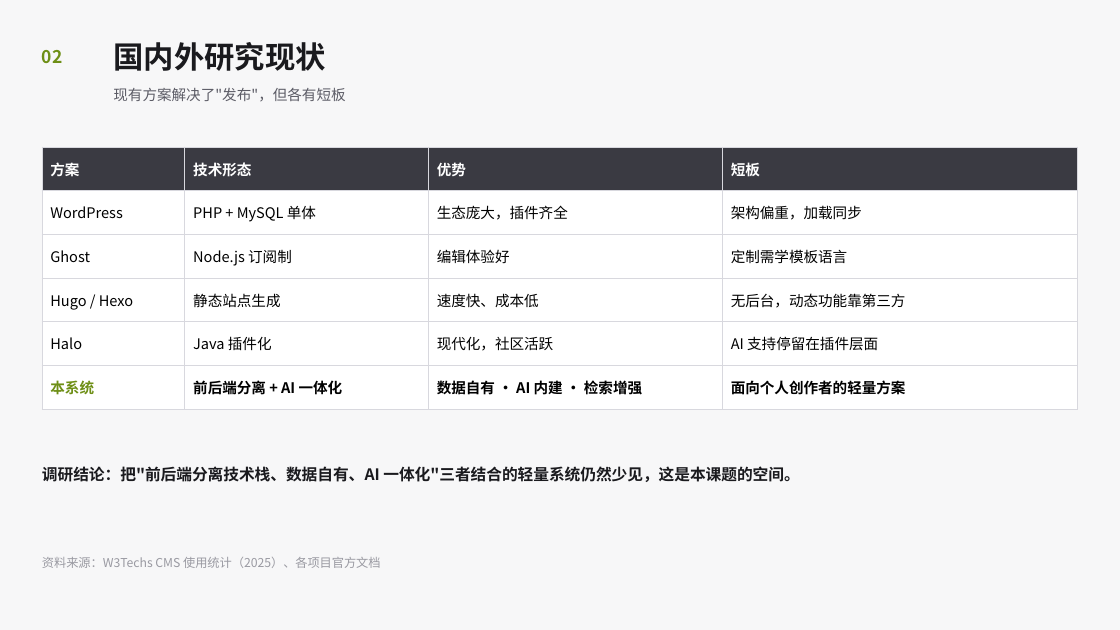
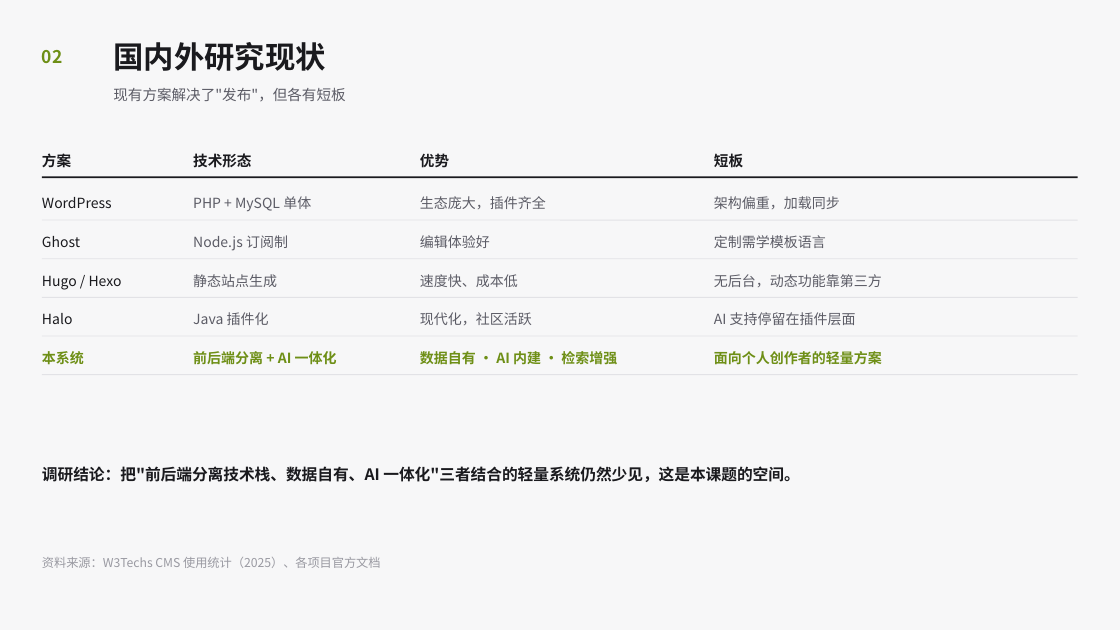
Before and after one commit to lggyx/inkpress2agent, a slide deck: slide 4 of docs/PPT/InkPress答辩PPT.pptx. Drawn at 1120x630 pixels with LibreOffice and Linux fonts; fonts in the diff are those of the drawing. Boxes give left, top, right and bottom in pixels: in the first picture for what was removed or moved away, otherwise in the second. Text is boxed around its words. In the diff, an @@ line names an element or a change of style, - is before the commit and + after.

```diff
--- a/docs/PPT/InkPress答辩PPT.pptx
+++ b/docs/PPT/InkPress答辩PPT.pptx
@@ table removed at (x1=42, y1=147, x2=1078, y2=402), 6 rows, 4 columns @@
-方案 | 技术形态 | 优势 | 短板
-WordPress | PHP + MySQL 单体 | 生态庞大，插件齐全 | 架构偏重，加载同步
-Ghost | Node.js 订阅制 | 编辑体验好 | 定制需学模板语言
-Hugo / Hexo | 静态站点生成 | 速度快、成本低 | 无后台，动态功能靠第三方
-Halo | Java 插件化 | 现代化，社区活跃 | AI 支持停留在插件层面
-本系统 | 前后端分离 + AI 一体化 | 数据自有 · AI 内建 · 检索增强 | 面向个人创作者的轻量方案
@@ text added at (x1=42, y1=153, x2=71, y2=168), 12.5 pt, text #1A1A1E, bold @@
+方案
@@ line added from (42, 177) to (1078, 177), #1A1A1E 1.5 pt @@
@@ text added at (x1=193, y1=153, x2=251, y2=168), 12.5 pt, text #1A1A1E, bold @@
+技术形态
@@ text added at (x1=420, y1=153, x2=449, y2=167), 12.5 pt, text #1A1A1E, bold @@
+优势
@@ text added at (x1=714, y1=151, x2=743, y2=170), 12.5 pt, text #1A1A1E, bold @@
+短板
@@ text added at (x1=42, y1=197, x2=112, y2=208), 12 pt, text #1A1A1E @@
+WordPress
@@ text added at (x1=193, y1=196, x2=311, y2=211), 12 pt, text #5C5C66 @@
+PHP + MySQL 单体
@@ text added at (x1=420, y1=196, x2=546, y2=209), 12 pt, text #5C5C66 @@
+生态庞大，插件齐全
@@ text added at (x1=714, y1=196, x2=840, y2=209), 12 pt, text #5C5C66 @@
+架构偏重，加载同步
@@ line added from (42, 220) to (1078, 220), #E2E2E6 0.75 pt @@
@@ text added at (x1=42, y1=236, x2=80, y2=247), 12 pt, text #1A1A1E @@
+Ghost
@@ text added at (x1=193, y1=235, x2=288, y2=251), 12 pt, text #5C5C66 @@
+Node.js 订阅制
@@ text added at (x1=420, y1=235, x2=490, y2=248), 12 pt, text #5C5C66 @@
+编辑体验好
@@ text added at (x1=714, y1=235, x2=826, y2=248), 12 pt, text #5C5C66 @@
+定制需学模板语言
@@ line added from (42, 259) to (1078, 259), #E2E2E6 0.75 pt @@
@@ text added at (x1=42, y1=275, x2=122, y2=290), 12 pt, text #1A1A1E @@
+Hugo / Hexo
@@ line added from (42, 297) to (1078, 297), #E2E2E6 0.75 pt @@
@@ text added at (x1=193, y1=274, x2=277, y2=287), 12 pt, text #5C5C66 @@
+静态站点生成
@@ text added at (x1=420, y1=274, x2=518, y2=287), 12 pt, text #5C5C66 @@
+速度快、成本低
@@ text added at (x1=714, y1=274, x2=882, y2=287), 12 pt, text #5C5C66 @@
+无后台，动态功能靠第三方
@@ text added at (x1=42, y1=313, x2=72, y2=324), 12 pt, text #1A1A1E @@
+Halo
@@ text added at (x1=193, y1=312, x2=269, y2=325), 12 pt, text #5C5C66 @@
+Java 插件化
@@ text added at (x1=420, y1=312, x2=532, y2=325), 12 pt, text #5C5C66 @@
+现代化，社区活跃
@@ text added at (x1=714, y1=312, x2=856, y2=325), 12 pt, text #5C5C66 @@
+AI 支持停留在插件层面
@@ line added from (42, 336) to (1078, 336), #E2E2E6 0.75 pt @@
@@ text added at (x1=42, y1=351, x2=84, y2=365), 12 pt, text #6E8F16, bold @@
+本系统
@@ text added at (x1=193, y1=351, x2=337, y2=365), 12 pt, text #6E8F16, bold @@
+前后端分离 + AI 一体化
@@ text added at (x1=420, y1=349, x2=617, y2=367), 12 pt, text #6E8F16, bold @@
+数据自有 · AI 内建 · 检索增强
@@ text added at (x1=714, y1=351, x2=882, y2=365), 12 pt, text #6E8F16, bold @@
+面向个人创作者的轻量方案
@@ line added from (42, 375) to (1078, 375), #E2E2E6 0.75 pt @@
```
Also in this commit, not shown: 1 other slide changed, 5 other files.
